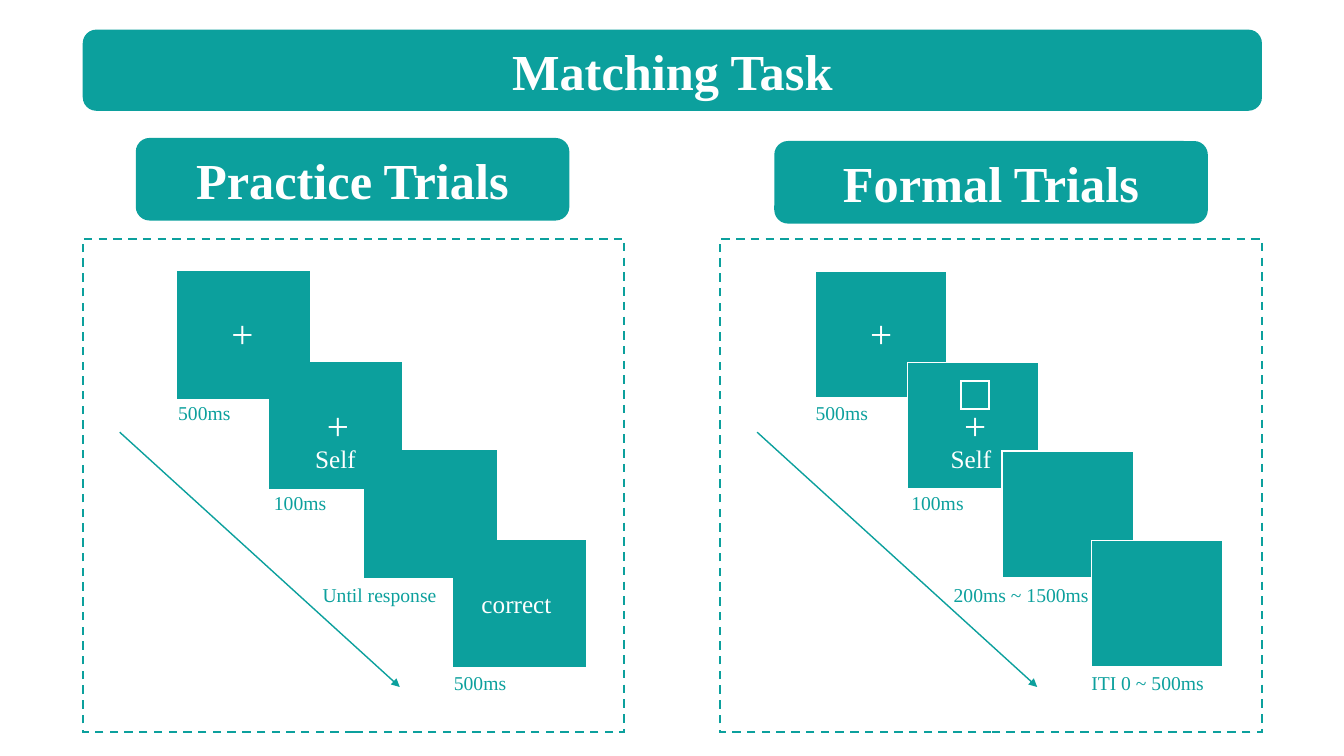
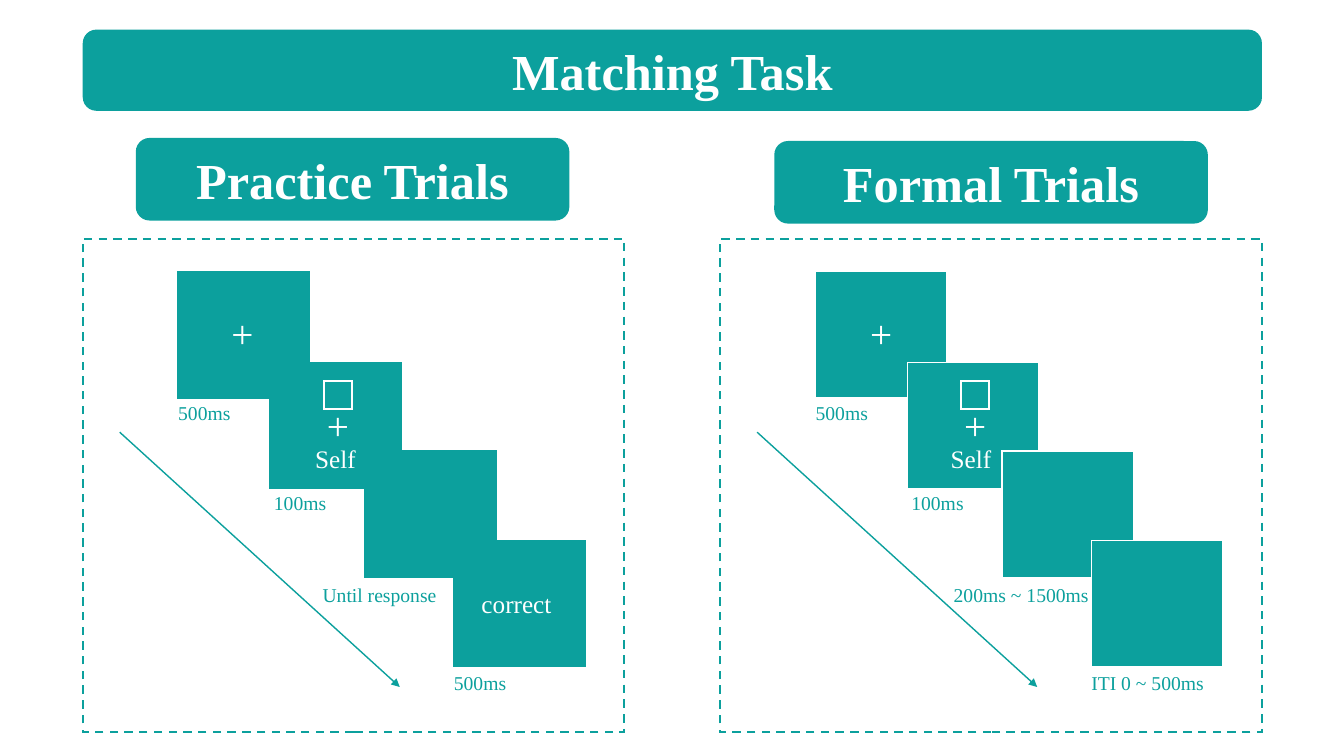
Before and after one commit to Chuan-Peng-Lab/ReliabilitySPE, a slide deck: slide 4 of 1_Protocol/1_2_Planned_Analysis/1_2_2_OUTPUT/SALT.pptx. Drawn at 1344x756 pixels with LibreOffice and Linux fonts; fonts in the diff are those of the drawing. Boxes give left, top, right and bottom in pixels: in the first picture for what was removed or moved away, otherwise in the second. Text is boxed around its words. In the diff, an @@ line names an element or a change of style, - is before the commit and + after.

```diff
--- a/1_Protocol/1_2_Planned_Analysis/1_2_2_OUTPUT/SALT.pptx
+++ b/1_Protocol/1_2_Planned_Analysis/1_2_2_OUTPUT/SALT.pptx
@@ rectangle at [324,381,352,409]: outline #0CA09D 1.5 pt to #FFFFFF 1.5 pt @@
```
Also in this commit, not shown: 1 other slide changed, 23 other files.
